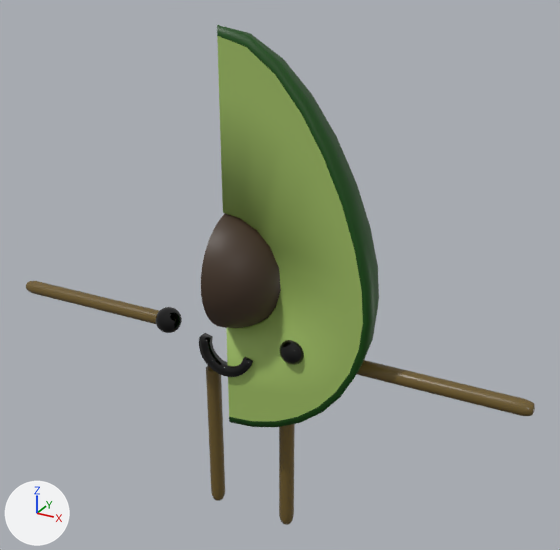
The glTF model public/mascot/avocado/avocado_mascot.glb as it was, and as the next commit left it.
One viewpoint serves both versions: a camera (50 mm lens) standing at (2.54, -3.99, 2.2) and looking at (0.14, 0.38, 0.01). The axes (+X, +Y, +Z) are drawn at lower left. The lights are the same throughout. The first picture is the older version. Where no turn or scale is listed for an object, it has been applied to the vertices. Vertices at exactly the same position are counted once.

Script lines for the objects in view, before the commit:
```python
me_circle = bpy.data.meshes.new('Circle')
me_circle.from_pydata(...)  # 68 vertices, 132 faces; spans x -0.209..0.197, y -0.017..0.088, z -0.206..0.051
me_circle.materials.append(mat_eyes_and_mouth)  # black #000000
me_cylinder_001 = bpy.data.meshes.new('Cylinder.001')
me_cylinder_001.from_pydata(...)  # 1036 vertices, 2016 faces; spans x -1.99..1.98, y -0.02..0.25, z -2.15..-0.53
me_cylinder_001.materials.append(mat_arms)  # brown #6f5b2c
me_sphere_002 = bpy.data.meshes.new('Sphere.002')
me_sphere_002.from_pydata(...)  # 257 vertices, 480 faces; spans x -0.018..0.405, y -0.29..0.528, z -0.258..0.56
me_sphere_002.materials.append(mat_pit)  # brown #453426
ob_circle = bpy.data.objects.new('Circle', me_circle)
ob_circle.location = (0.012, -0.154, -0.358)
ob_cylinder_001 = bpy.data.objects.new('Cylinder.001', me_cylinder_001)
ob_cylinder_001.location = (0.0, 0.0, 0.18)
ob_sphere_001 = bpy.data.objects.new('Sphere.001', me_sphere_002)
ob_sphere_001.location = (0.004, -0.119, 0.039)
# also in view: 'Sphere' at (0.49, 0.38, 0.38)
```
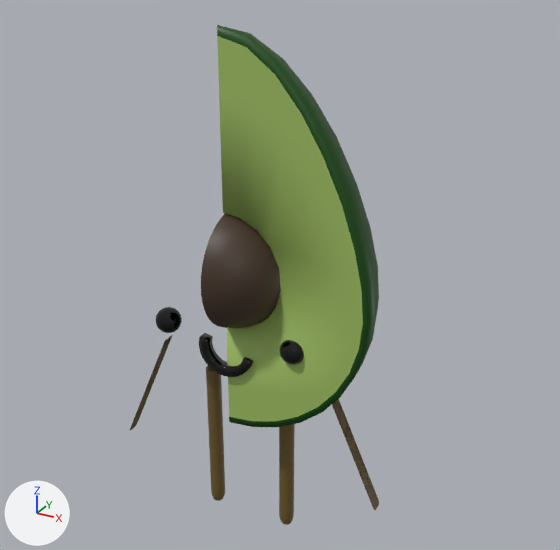
Pixel boxes (x1, y1, x2, y2) of what changed, in the pictures (560 x 550 px; the box of a moved part takes in the faces that stretch with it):
'Cylinder.001', reshaped (51% narrower, 22% shorter)
    before: (26, 281, 535, 525)
    after: (130, 336, 379, 525)
part 1 of me_cylinder_001, moved or reshaped
    before: (26, 281, 156, 322)
    after: (130, 336, 172, 430)
part 2 of me_cylinder_001, moved or reshaped
    before: (356, 363, 535, 416)
    after: (332, 399, 379, 510)

What the commit changed:
me_cylinder_001 is used by ob_cylinder_001; location (0.0, 0.0, 0.18).
me_cylinder_001 had 1036 vertices, 2016 faces and spanned x -1.99..1.98, y -0.02..0.25, z -2.15..-0.53.
me_cylinder_001 now has 968 vertices, 2006 faces and spans x -1.06..1.05, y 0.01..0.25, z -2.15..-0.72.
me_cylinder_001 part 1: 100 vertices moved from x -1.54..-0.67, y 0.0..0.13, z -0.63..-0.53 to x -1.02..-0.7, y 0.03..0.13, z -1.58..-0.86; 177 vertices removed from x -1.99..-0.67, y -0.02..0.13, z -0.63..-0.53; 146 vertices added at x -1.06..-0.64, y 0.01..0.13, z -1.66..-0.72.
me_cylinder_001 part 2: 103 vertices moved from x 0.66..1.66, y 0.07..0.21, z -0.63..-0.53 to x 0.63..1.01, y 0.07..0.19, z -1.58..-0.72; 174 vertices removed from x 0.66..1.98, y 0.08..0.22, z -0.63..-0.53; 137 vertices added at x 0.63..1.05, y 0.07..0.19, z -1.66..-0.72.
